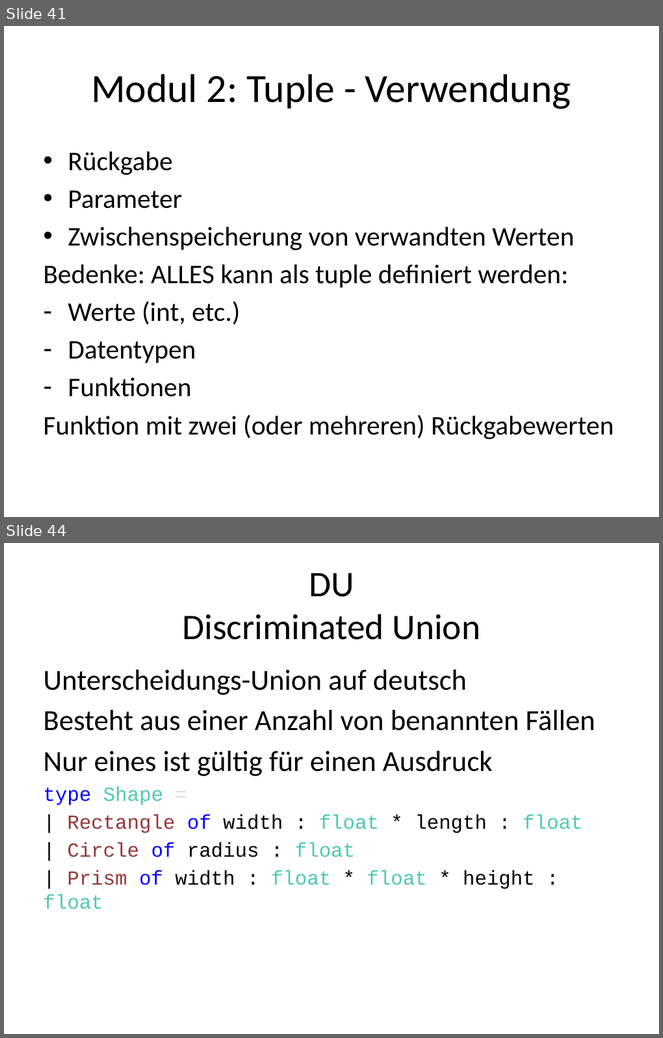
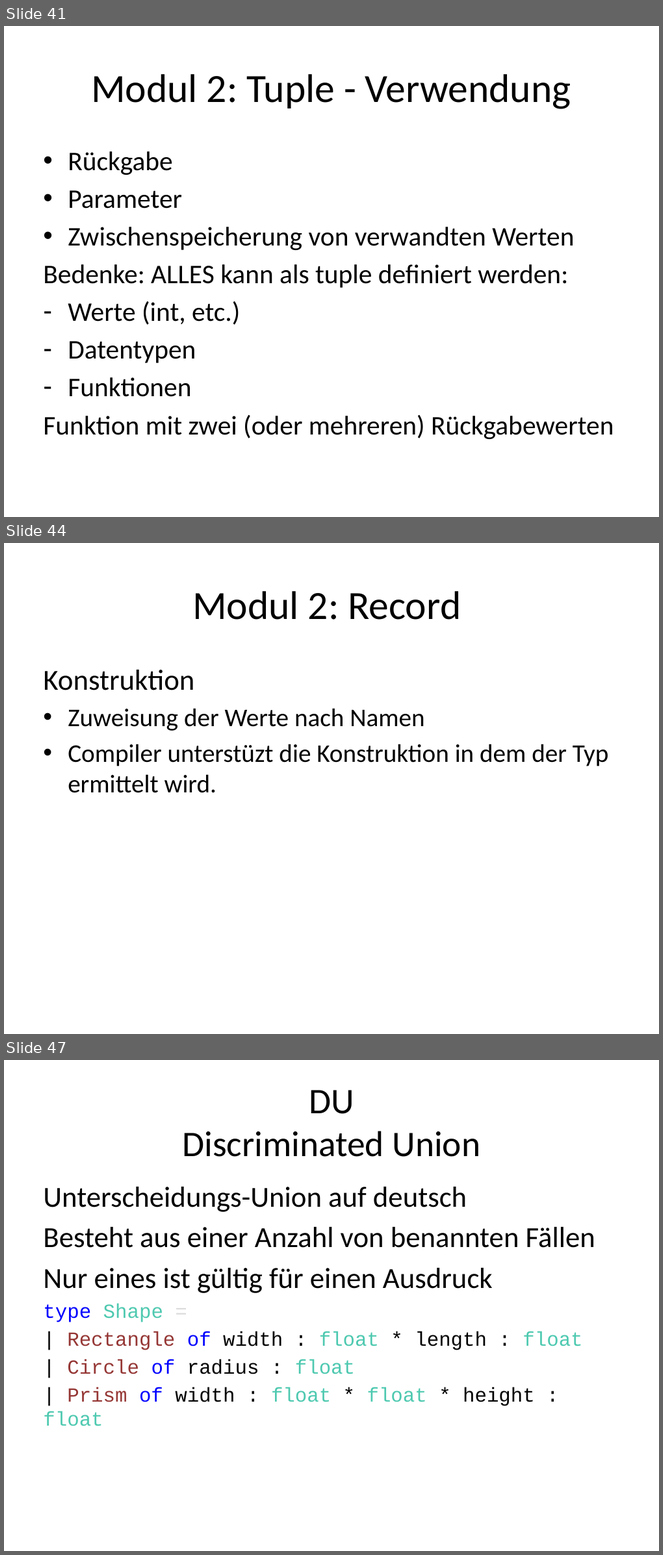
Before and after one commit to nasserbrake/Spartakiade2017, a slide deck: FSharp.pptx. Shown one above the other, each under a label of ours: slides 41 and 44 before the commit, slides 41, 44 and 47 after it; the slides between them are not shown. The pictures are 663x1038 and 663x1555 pixels, drawn with LibreOffice and Linux fonts; fonts in the diff are those of the drawing. Boxes give left, top, right and bottom in pixels: in the first picture for what was removed or moved away, otherwise in the second. Text is boxed around its words. In the diff, an @@ line names an element or a change of style, - is before the commit and + after.

Commit message:
Records

```diff
--- a/FSharp.pptx
+++ b/FSharp.pptx
@@ slide 44 added at (4, 543, 659, 1034), background #FFFFFF @@
@@ title added at (192, 591, 461, 620), 44 pt, text #000000 @@
+Modul 2: Record
@@ text added at (43, 670, 609, 793), 28 pt, text #000000 @@
+Konstruktion
+• Zuweisung der Werte nach Namen
+• Compiler unterstüzt die Konstruktion in dem der Typ ermittelt wird.
@@ what was slide 44 is now slide 47 @@
```
Also in this commit, not shown: 3 slides changed, 2 other slides added, 5 other files.
